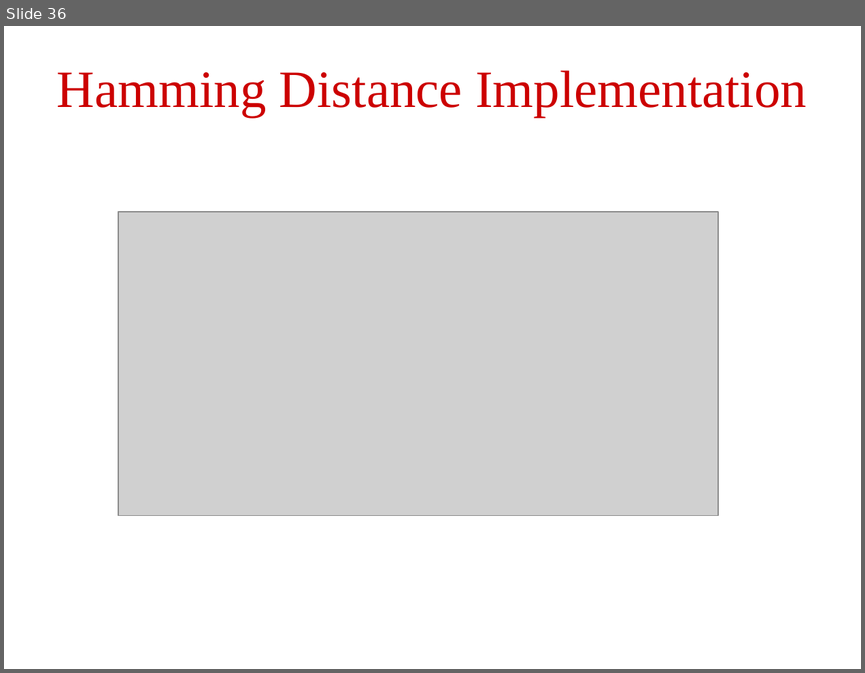
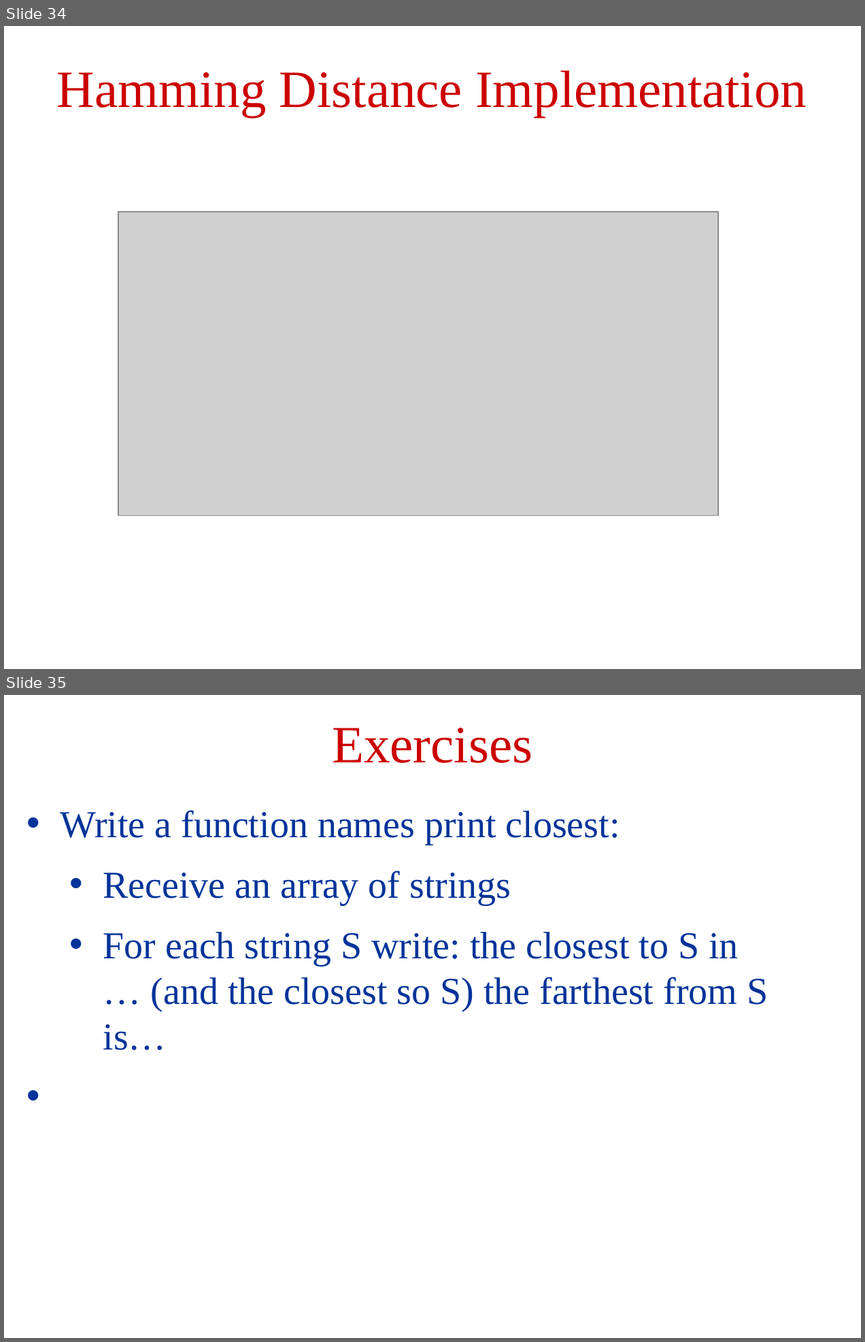
Before and after one commit to AmikoAce/INT, a slide deck: LECTURE_DETECTION.pptx. Shown one above the other, each under a label of ours: slide 36 before the commit, slides 34 and 35 after it. The pictures are 865x673 and 865x1342 pixels, drawn with LibreOffice and Linux fonts; fonts in the diff are those of the drawing; grey boxes stand for pictures. Boxes give left, top, right and bottom in pixels: in the first picture for what was removed or moved away, otherwise in the second. Text is boxed around its words. In the diff, an @@ line names an element or a change of style, - is before the commit and + after.

```diff
--- a/LECTURE_DETECTION.pptx
+++ b/LECTURE_DETECTION.pptx
@@ slide 35 added at [4,695,861,1338], background #FFFFFF @@
@@ text added at [332,728,532,763], 44 pt, text #CC0000 @@
+Exercises
@@ text added at [60,810,768,1050], 32 pt, text #003399 @@
+• Write a function names print closest:
+  • Receive an array of strings
+  • For each string S write: the closest to S in … (and the closest so S) the farthest from S is…
@@ what was slide 36 is now slide 34 @@
```
Also in this commit, not shown: 1 other slide added, 3 slides removed.
